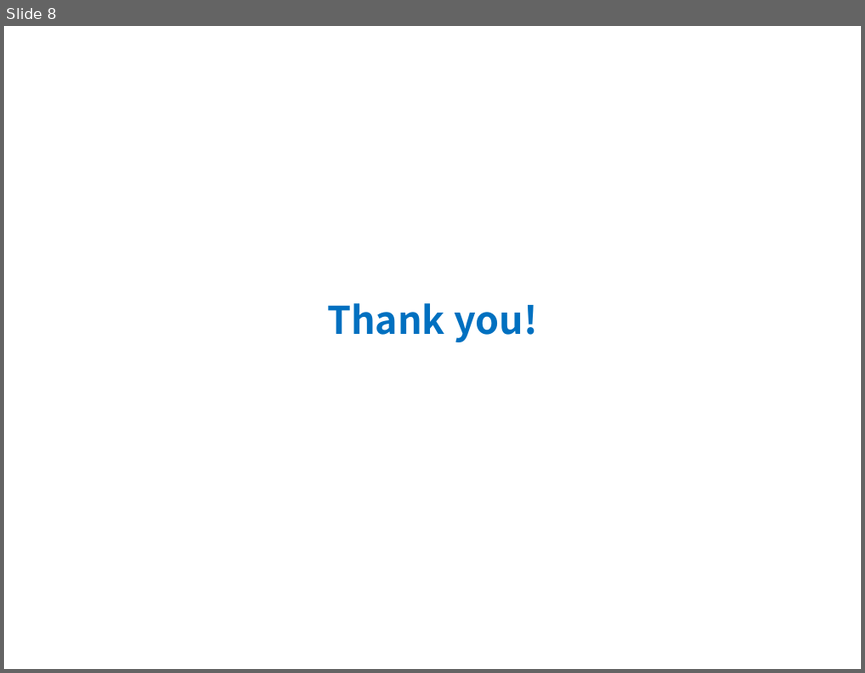
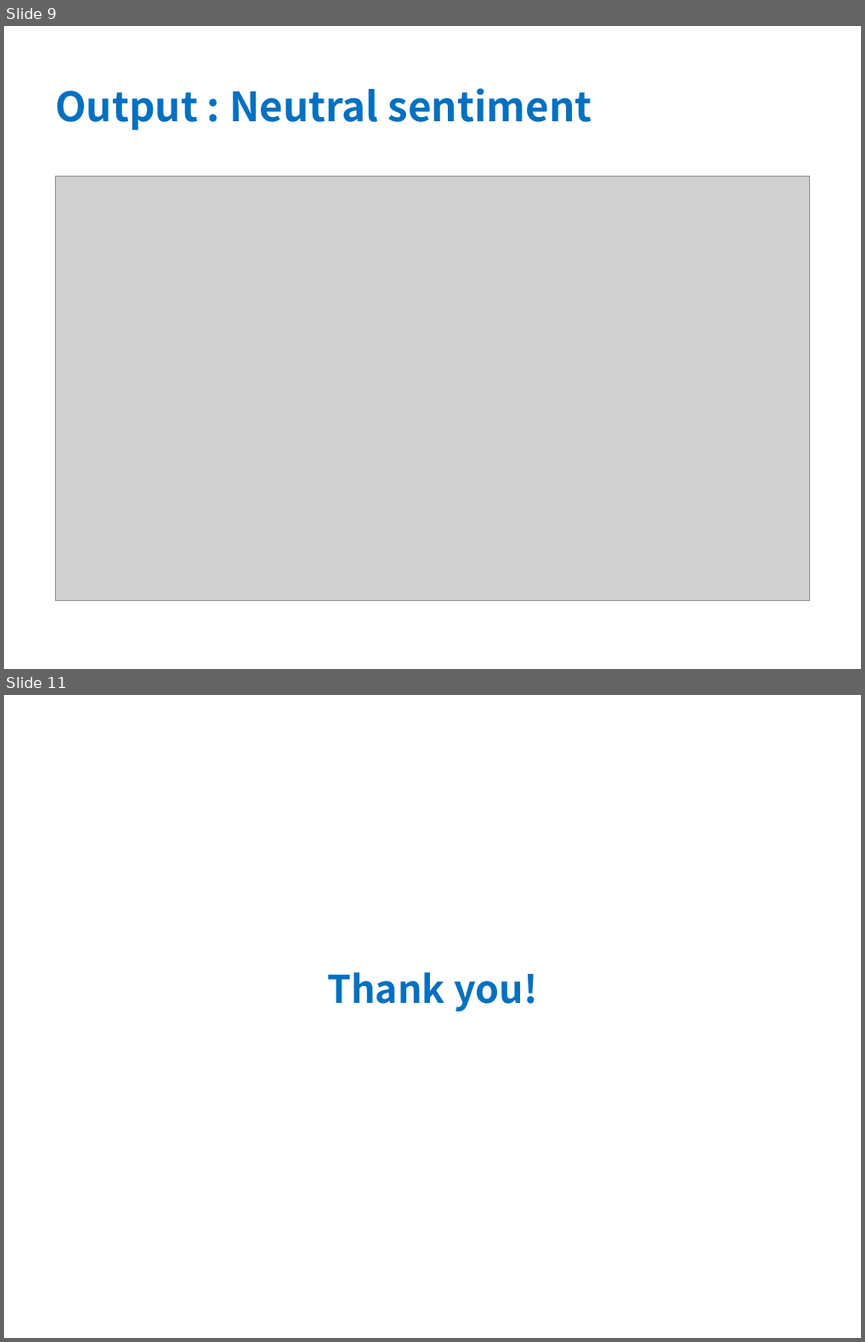
Before and after one commit to sagarparker/RedditSentimentAnalysis, a slide deck: RedditPostSentimentAnalysis.ppt. Shown one above the other, each under a label of ours: slide 8 before the commit, slides 9 and 11 after it; the slides between them are not shown. The pictures are 865x673 and 865x1342 pixels, drawn with LibreOffice and Linux fonts; fonts in the diff are those of the drawing; grey boxes stand for pictures. Boxes give left, top, right and bottom in pixels: in the first picture for what was removed or moved away, otherwise in the second. Text is boxed around its words. In the diff, an @@ line names an element or a change of style, - is before the commit and + after.

```diff
--- a/RedditPostSentimentAnalysis.ppt
+++ b/RedditPostSentimentAnalysis.ppt
@@ slide 9 added at box(4, 26, 861, 669), background #FFFFFF @@
@@ title added at box(55, 88, 592, 131), 34 pt, text #0070C0, bold @@
+Output : Neutral sentiment
@@ picture added at box(55, 176, 810, 600) @@
@@ what was slide 8 is now slide 11 @@
```
Also in this commit, not shown: 2 other slides added.
